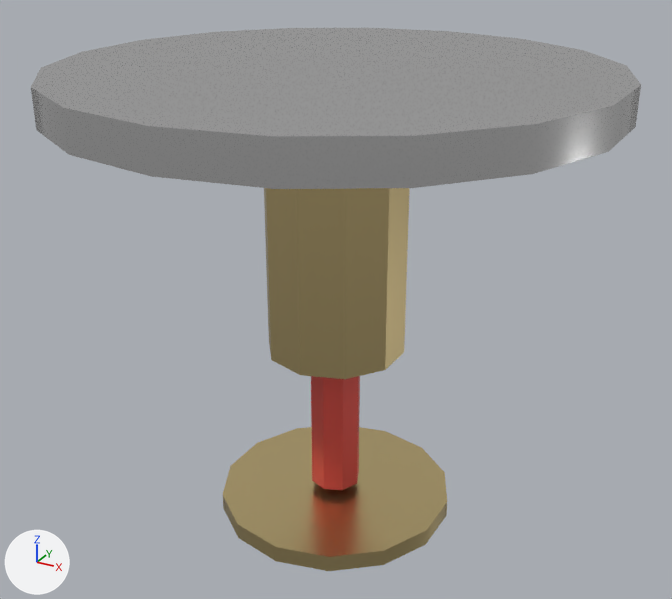
Two versions of the glTF model modules/assets/internal/models/services/services.device.sprinkler.glb, one commit apart.
The view is the same before and after, from a camera (50 mm lens) standing at (0.0468, -0.0851, 0.0165) and looking at (0.0, 0.0002, -0.0261). Arrows for +X, +Y and +Z are at lower left; the lights stay in place. The first picture is the older version.

The scene before the commit, as lines of its bpy script (objects in view):
```python
mat_brass = principled_material('brass')
mat_brass.base_color = (0.78, 0.62, 0.3)  # beige #e5ce95
mat_brass.metallic = 1.0
mat_brass.roughness = 0.3
me_main__brass = bpy.data.meshes.new('main__brass')
me_main__brass.from_pydata(...)  # a 10-sided cylinder along z spanning x -0.0076..0.0076, y -0.008..0.008, z -0.032..-0.002; a 14-sided cylinder along z spanning x -0.0136..0.0136, y -0.014..0.014, z -0.053..-0.051
me_main__brass.materials.append(mat_brass)  # beige #e5ce95
me_main__plastic_red = bpy.data.meshes.new('main__plastic_red')
me_main__plastic_red.from_pydata(...)  # an 8-sided cylinder along z spanning x -0.003..0.003, y -0.003..0.003, z -0.05..-0.03
me_main__plastic_red.materials.append(mat_plastic_red)  # red #e15045
me_main__steel_stainless = bpy.data.meshes.new('main__steel_stainless')
me_main__steel_stainless.from_pydata(...)  # an 18-sided cylinder along z spanning x -0.0295..0.0295, y -0.03..0.03, z -0.004..0.0
me_main__steel_stainless.materials.append(mat_steel_stainless)  # white #e5e5e5
ob_main__brass = bpy.data.objects.new('main__brass', me_main__brass)
ob_main__brass.location = (0.0, 0.0, 0.0)
ob_main__plastic_red = bpy.data.objects.new('main__plastic_red', me_main__plastic_red)
ob_main__plastic_red.location = (0.0, 0.0, 0.0)
ob_main__steel_stainless = bpy.data.objects.new('main__steel_stainless', me_main__steel_stainless)
ob_main__steel_stainless.location = (0.0, 0.0, 0.0)
```
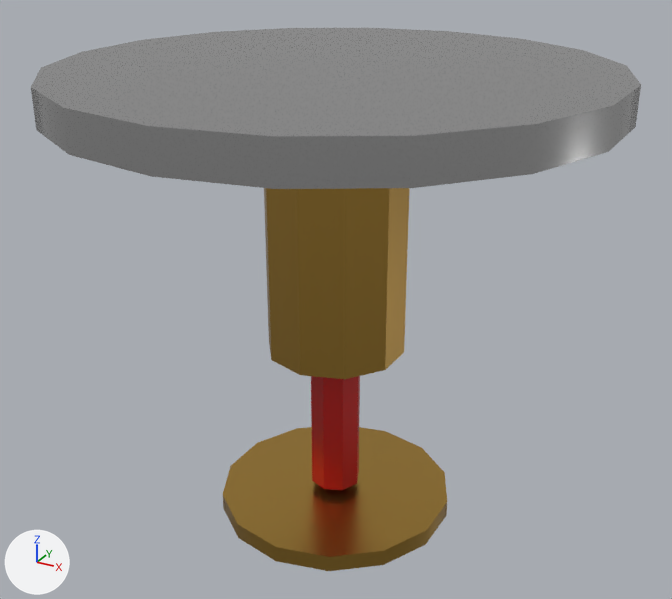
Location of each change, [x1, y1, x2, y2] in pixels of the pictures (672 x 599 px):
'main__brass', recoloured (beige to orange)
    both: [223, 188, 447, 571]

The change in detail:
Material 'brass' (mat_brass) changes colour from beige #e5ce95 to orange #c79e4c; in linear values from (0.78, 0.62, 0.3) to (0.571, 0.342, 0.0732).
